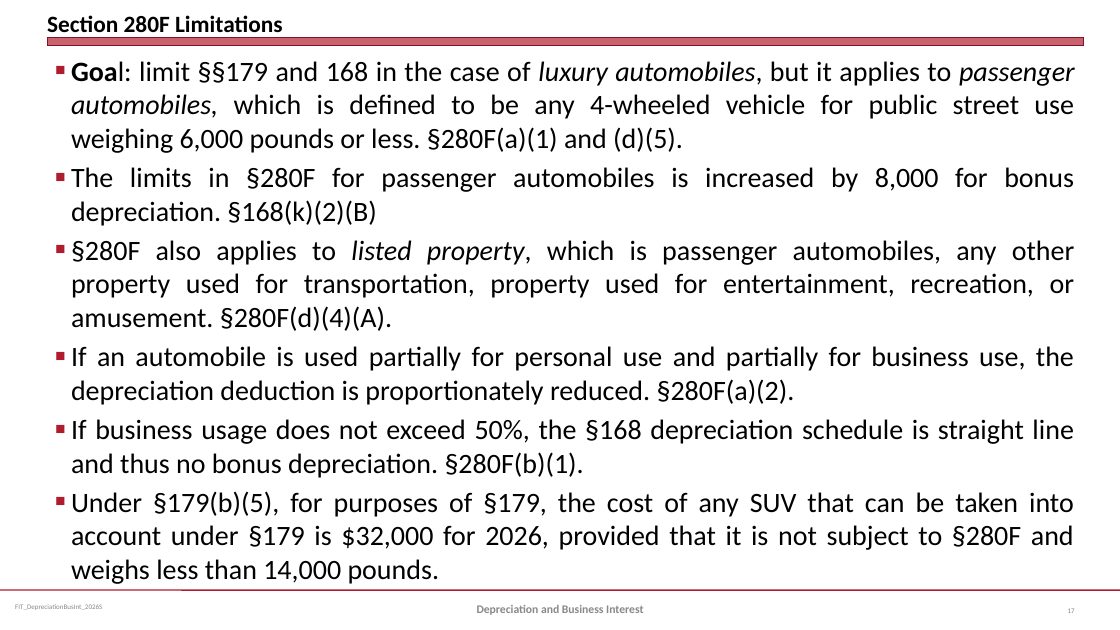
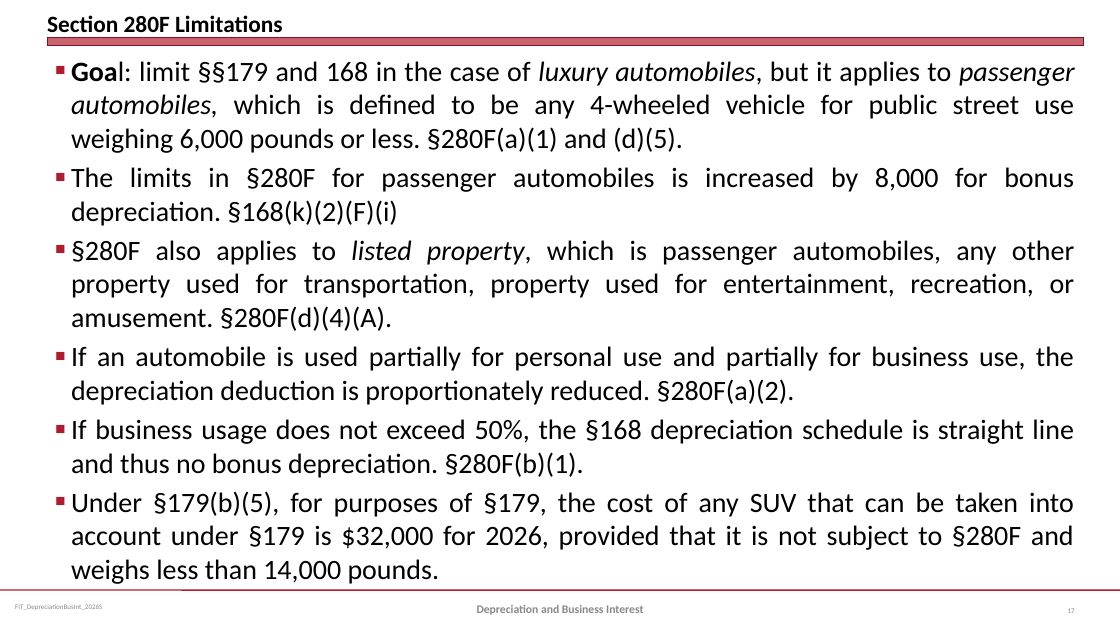
Before and after one commit to jmc877/Fed-Income-Tax, a slide deck: slide 17 of slides/FIT_DepreciationBusInt_2026S.pptx. Drawn at 1120x630 pixels with LibreOffice and Linux fonts; fonts in the diff are those of the drawing. Boxes give left, top, right and bottom in pixels: in the first picture for what was removed or moved away, otherwise in the second. Text is boxed around its words. In the diff, an @@ line names an element or a change of style, - is before the commit and + after.

```diff
--- a/slides/FIT_DepreciationBusInt_2026S.pptx
+++ b/slides/FIT_DepreciationBusInt_2026S.pptx
@@ text at (x1=71, y1=167, x2=1074, y2=226): text changed @@
-■ The limits in §280F for passenger automobiles is increased by 8,000 for bonus depreciation. §168(k)(2)(B)
+■ The limits in §280F for passenger automobiles is increased by 8,000 for bonus depreciation. §168(k)(2)(F)(i)
```
Also in this commit, not shown: 5 other slides changed, 1 other file.
